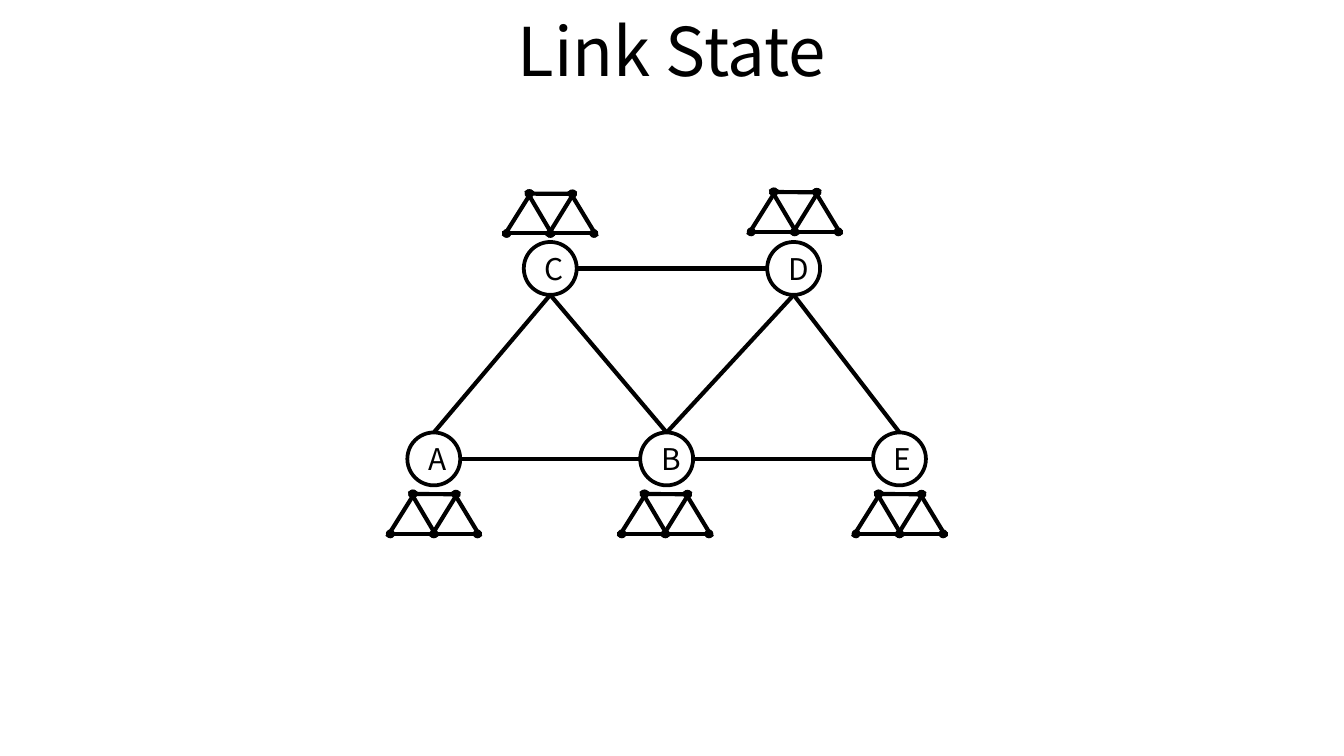
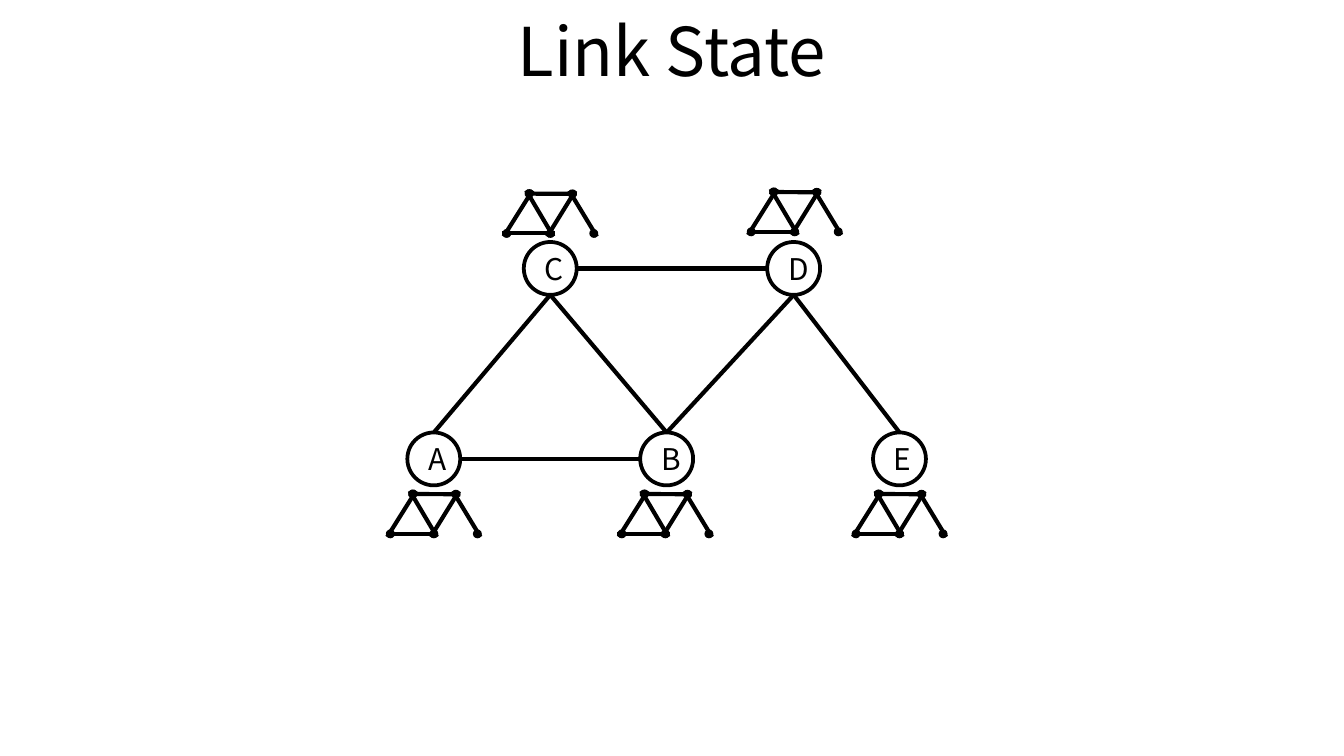
Before and after one commit to ssup2/blog-old, a slide deck: slide 1 of images/theory_analysis/Routing_Protocol/Routing_Protocol.pptx. Drawn at 1344x756 pixels with LibreOffice and Linux fonts; fonts in the diff are those of the drawing. Boxes give left, top, right and bottom in pixels: in the first picture for what was removed or moved away, otherwise in the second. Text is boxed around its words. In the diff, an @@ line names an element or a change of style, - is before the commit and + after.

```diff
--- a/images/theory_analysis/Routing_Protocol/Routing_Protocol.pptx
+++ b/images/theory_analysis/Routing_Protocol/Routing_Protocol.pptx
@@ line removed from (598, 234) to (546, 234) @@
@@ line removed from (843, 233) to (790, 233) @@
@@ line removed from (874, 460) to (694, 460) @@
@@ line removed from (482, 534) to (429, 534) @@
@@ line removed from (714, 534) to (661, 534) @@
@@ line removed from (948, 534) to (895, 534) @@
```
Also in this commit, not shown: 2 other slides changed, 1 slide added, 5 other files.
